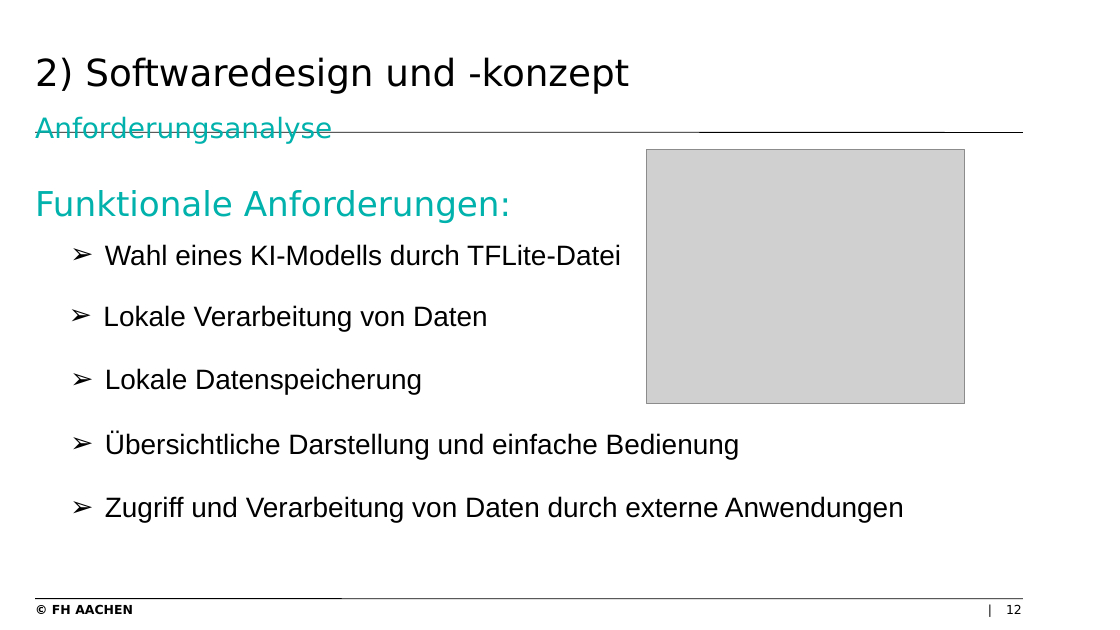
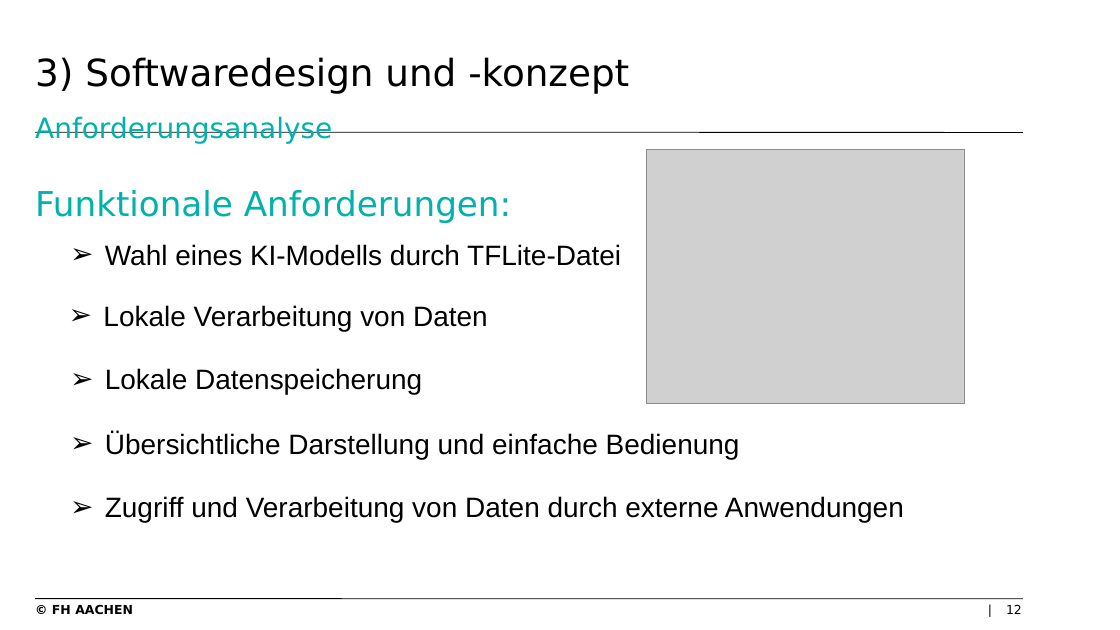
Before and after one commit to levithas/Bachelorprojekt, a slide deck: slide 12 of Dokumentation/Präsentation.pptx. Drawn at 1120x630 pixels with LibreOffice and Linux fonts; fonts in the diff are those of the drawing; grey boxes stand for pictures; background and template pictures are left out. Boxes give left, top, right and bottom in pixels: in the first picture for what was removed or moved away, otherwise in the second. Text is boxed around its words. In the diff, an @@ line names an element or a change of style, - is before the commit and + after.

```diff
--- a/Dokumentation/Präsentation.pptx
+++ b/Dokumentation/Präsentation.pptx
@@ title at [35, 57, 629, 144]: text changed @@
-2) Softwaredesign und -konzept
-Anforderungsanalyse
+3) Softwaredesign und -konzept
+Anforderungsanalyse
```
Also in this commit, not shown: 22 other slides changed.
